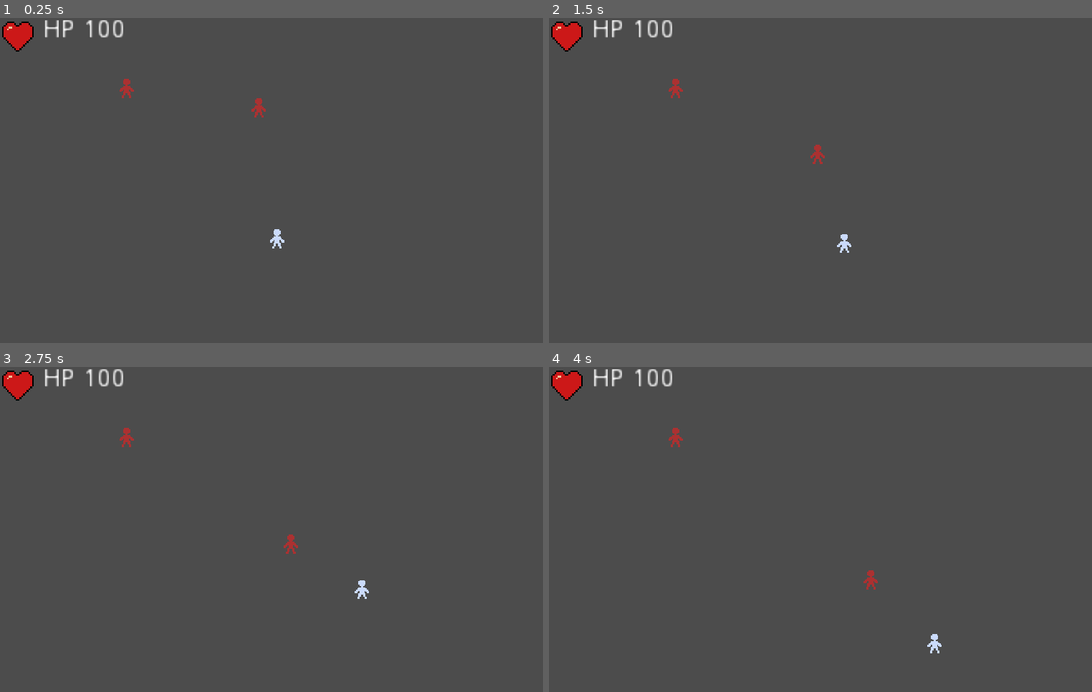
Above: before the commit, frames 1-4 (two rows, left to right).
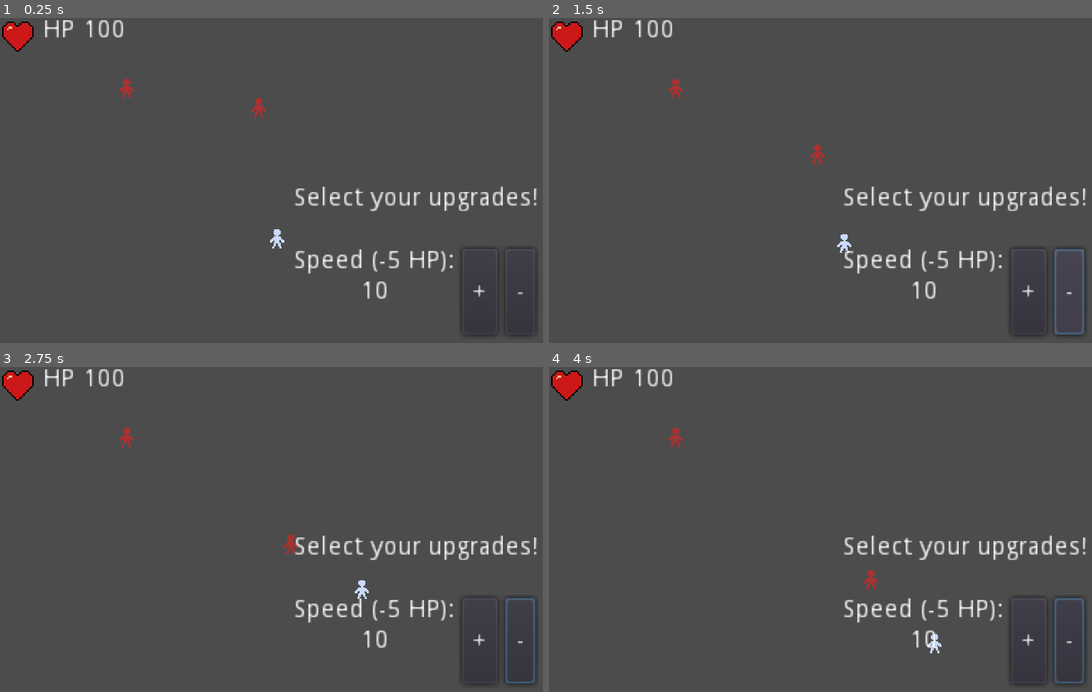
Above: after the commit, the same moments.

Repository: svntax/LD44-YLIC
Game: Godot game, scene res://Scenes/gameplay.tscn
Same seed, same stepped clock (60 frames per second), same inputs: the game is played once before the commit and once after it.
Inputs (mouse positions are in pixels of both pictures, inside the frame that each line leads up to):
- Up to frame 1 (0.25 s): no input
- Up to frame 2 (1.5 s): click (1026, 291) at 0.5 s, where only the run after the commit has a clickable "+"; click (1070, 291) at 1.25 s, where only the run after the commit has a clickable "-"
- Up to frame 3 (2.75 s): move the mouse to (412, 558) at 2.02 s; hold D (MOVE_RIGHT) from 2.03 s (still down); click (412, 558) at 2.1 s
- Up to frame 4 (4 s): move the mouse to (722, 604) at 2.77 s; release D (MOVE_RIGHT) at 2.78 s; hold S (MOVE_DOWN) 2.78-3.53 s; click (722, 604) at 2.85 s; move the mouse to (891, 487) at 3.52 s; hold D (MOVE_RIGHT) from 3.53 s (still down); click (891, 487) at 3.6 s

The runs differ from the first frame. In frame 1, 1.9% of the frame differs, in the area x 54-99%, y 51-98%; in frame 2, 2.2%; in frame 3, 2.1%; in frame 4, 2.1%.

Commit message:
WIP upgrade menu

Diff:
--- a/Scenes/game_ui.tscn
+++ b/Scenes/game_ui.tscn
@@ -6,6 +6,10 @@
 [node name="GameUI" type="Control"]
 anchor_right = 1.0
 anchor_bottom = 1.0
+margin_right = -712.0
+margin_bottom = -683.0
+size_flags_horizontal = 0
+size_flags_vertical = 0
 script = ExtResource( 1 )
 
 [node name="HBoxContainer" type="HBoxContainer" parent="."]
--- a/Scenes/gameplay.tscn
+++ b/Scenes/gameplay.tscn
@@ -1,8 +1,9 @@
-[gd_scene load_steps=4 format=2]
+[gd_scene load_steps=5 format=2]
 
 [ext_resource path="res://Scenes/layout_basic.tscn" type="PackedScene" id=1]
 [ext_resource path="res://Scenes/player.tscn" type="PackedScene" id=2]
 [ext_resource path="res://Scenes/game_ui.tscn" type="PackedScene" id=3]
+[ext_resource path="res://Scenes/upgrades_ui.tscn" type="PackedScene" id=4]
 
 [node name="Arena" type="Node2D"]
 
@@ -22,4 +23,10 @@
 
 [node name="GameUI" parent="UILayer" instance=ExtResource( 3 )]
 
+[node name="UpgradesMenu" parent="UILayer" instance=ExtResource( 4 )]
+margin_left = 163.589
+margin_top = 93.9124
+margin_right = -615.411
+margin_bottom = -551.088
+
 [connection signal="healthChanged" from="Player" to="UILayer/GameUI" method="_on_Player_healthChanged"]
--- /dev/null
+++ b/Scenes/upgrades_ui.tscn
@@ -0,0 +1,50 @@
+[gd_scene load_steps=2 format=2]
+
+[ext_resource path="res://Scripts/upgrades_controls.gd" type="Script" id=1]
+
+[node name="UpgradesMenu" type="Control"]
+anchor_right = 1.0
+anchor_bottom = 1.0
+margin_right = -779.0
+margin_bottom = -645.0
+size_flags_horizontal = 0
+size_flags_vertical = 0
+script = ExtResource( 1 )
+
+[node name="VBoxContainer" type="VBoxContainer" parent="."]
+margin_right = 137.0
+margin_bottom = 66.0
+size_flags_vertical = 0
+
+[node name="Header" type="Label" parent="VBoxContainer"]
+margin_right = 137.0
+margin_bottom = 31.0
+text = "Select your upgrades!
+"
+align = 1
+
+[node name="SpeedUpgrade" type="HBoxContainer" parent="VBoxContainer"]
+margin_top = 35.0
+margin_right = 137.0
+margin_bottom = 83.0
+size_flags_vertical = 0
+
+[node name="SpeedLabel" type="Label" parent="VBoxContainer/SpeedUpgrade"]
+margin_right = 90.0
+margin_bottom = 48.0
+text = "Speed (-5 HP):
+10
+"
+align = 1
+
+[node name="Increase" type="Button" parent="VBoxContainer/SpeedUpgrade"]
+margin_left = 94.0
+margin_right = 114.0
+margin_bottom = 48.0
+text = "+"
+
+[node name="Decrease" type="Button" parent="VBoxContainer/SpeedUpgrade"]
+margin_left = 118.0
+margin_right = 135.0
+margin_bottom = 48.0
+text = "-"
--- a/Scripts/Globals.gd
+++ b/Scripts/Globals.gd
@@ -2,6 +2,7 @@
 
 #To keep track of upgrades over the course of the game
 var CURRENT_HEALTH = 100
+var CURRENT_SPEED = 96
 
 func _ready():
     pass # Replace with function body.
--- a/Scripts/player_controls.gd
+++ b/Scripts/player_controls.gd
@@ -1,7 +1,7 @@
 extends KinematicBody2D
 
 onready var health : int = Globals.CURRENT_HEALTH
-onready var walkSpeed : float = 96
+onready var walkSpeed : float = Globals.CURRENT_SPEED
 onready var attackDashSpeed : float = 8
 onready var walkVel : Vector2 = Vector2()
 
--- /dev/null
+++ b/Scripts/upgrades_controls.gd
@@ -0,0 +1,8 @@
+extends Control
+
+onready var speedUpgrade = get_node("VBoxContainer").get_node("SpeedUpgrade")
+
+onready var speed = Globals.CURRENT_SPEED
+
+func _ready():
+    pass # Replace with function body.
